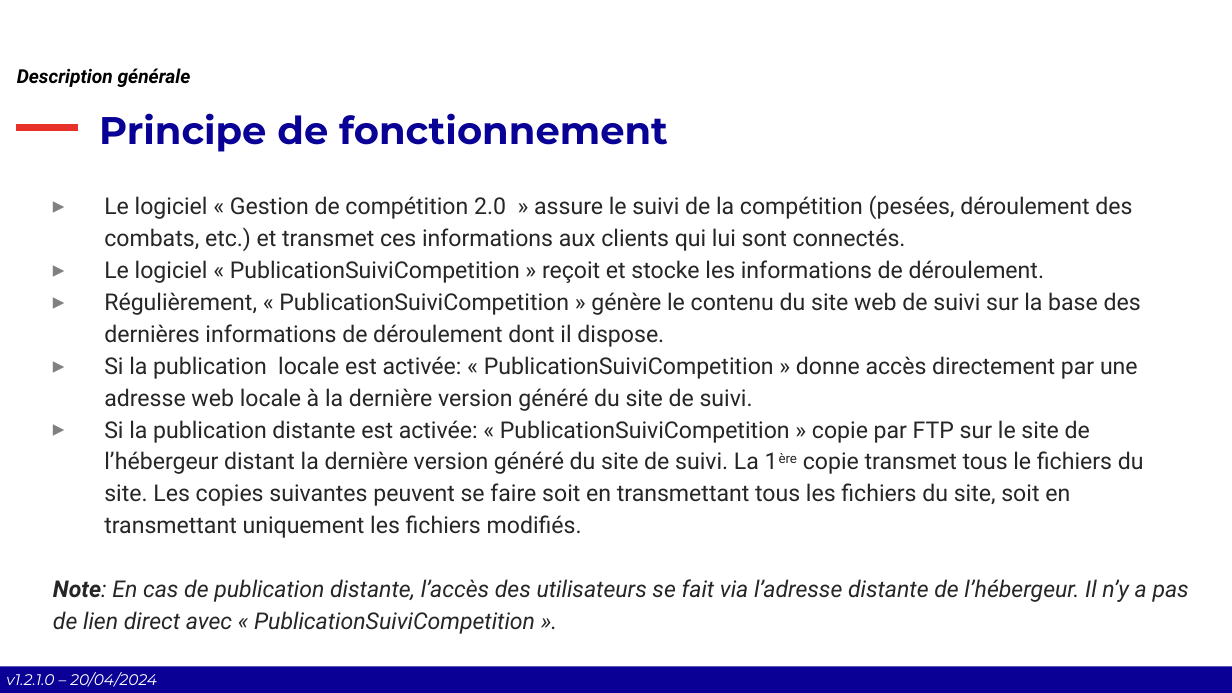
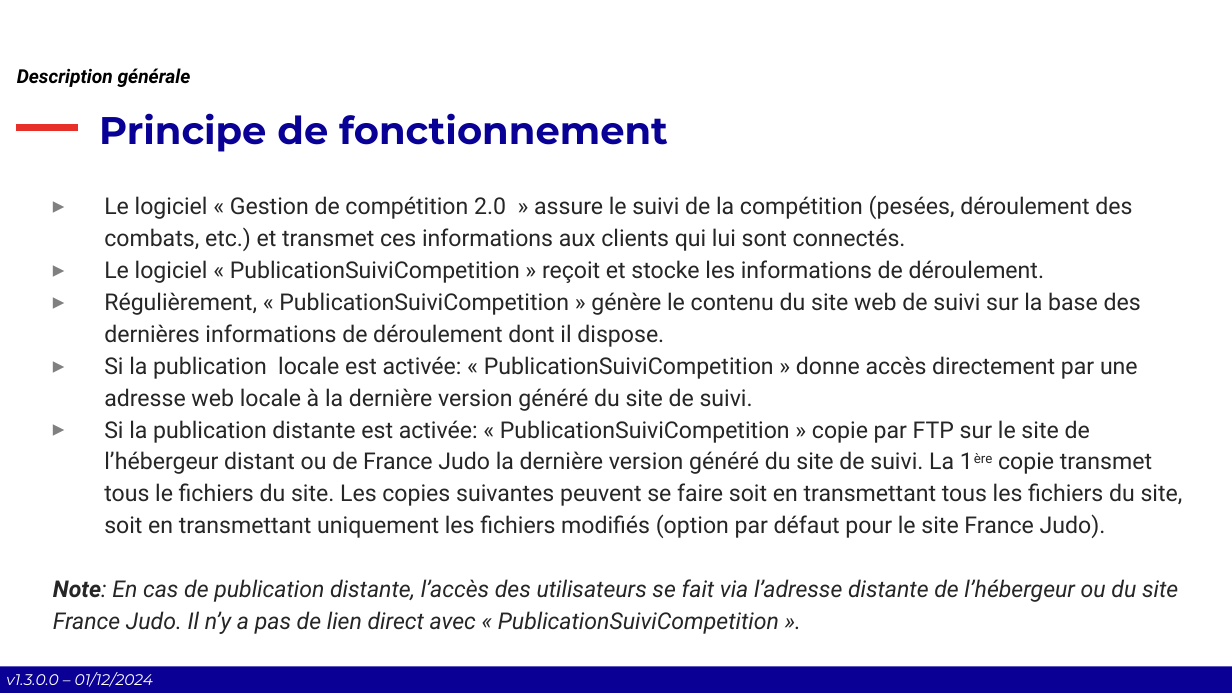
Before and after one commit to Comite-Rhone-Judo/PublicationSuiviCompetition, a slide deck: slide 6 of AppPublication/Documentation/PublicationSuiviCompetition - Manuel d'utilisation.pptx. Drawn at 1232x693 pixels with LibreOffice and Linux fonts; fonts in the diff are those of the drawing; background and template pictures are left out. Boxes give left, top, right and bottom in pixels: in the first picture for what was removed or moved away, otherwise in the second. Text is boxed around its words. In the diff, an @@ line names an element or a change of style, - is before the commit and + after.

Commit message:
Ajout de la désactivation du mode EasyConfig en cas d'absence ou de problème sur le fichier de configuration Correction du bug de mise a jour de l'heure de prochaine génération Mise à jour du manuel utilisateur Modification de la lecture des settings qui provoquait un reset de la valeur au démarrage Correction de  l'exception lors du dispose sur le Client TCP

```diff
--- a/AppPublication/Documentation/PublicationSuiviCompetition - Manuel d'utilisation.pptx
+++ b/AppPublication/Documentation/PublicationSuiviCompetition - Manuel d'utilisation.pptx
@@ text at bbox=[53, 420, 1183, 634]: text changed @@
-▸ Si la publication distante est activée: « PublicationSuiviCompetition » copie par FTP sur le site de l’hébergeur distant la dernière version généré du site de suivi. La 1ère copie transmet tous le fichiers du site. Les copies suivantes peuvent se faire soit en transmettant tous les fichiers du site, soit en transmettant uniquement les fichiers modifiés.
-Note: En cas de publication distante, l’accès des utilisateurs se fait via l’adresse distante de l’hébergeur. Il n’y a pas de lien direct avec « PublicationSuiviCompetition ».
+▸ Si la publication distante est activée: « PublicationSuiviCompetition » copie par FTP sur le site de l’hébergeur distant ou de France Judo la dernière version généré du site de suivi. La 1ère copie transmet tous le fichiers du site. Les copies suivantes peuvent se faire soit en transmettant tous les fichiers du site, soit en transmettant uniquement les fichiers modifiés (option par défaut pour le site France Judo).
+Note: En cas de publication distante, l’accès des utilisateurs se fait via l’adresse distante de l’hébergeur ou du site France Judo. Il n’y a pas de lien direct avec « PublicationSuiviCompetition ».
@@ text at bbox=[6, 672, 153, 687]: text changed @@
-v1.2.1.0 – 20/04/2024
+v1.3.0.0 – 01/12/2024
```
Also in this commit, not shown: 28 other slides changed, 5 slides added, 6 other files.
